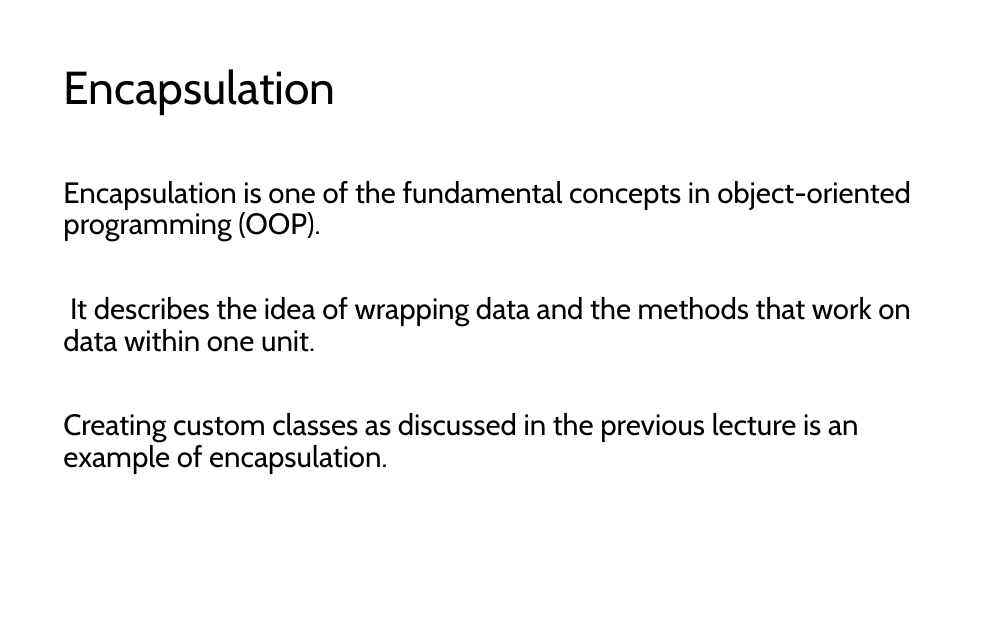
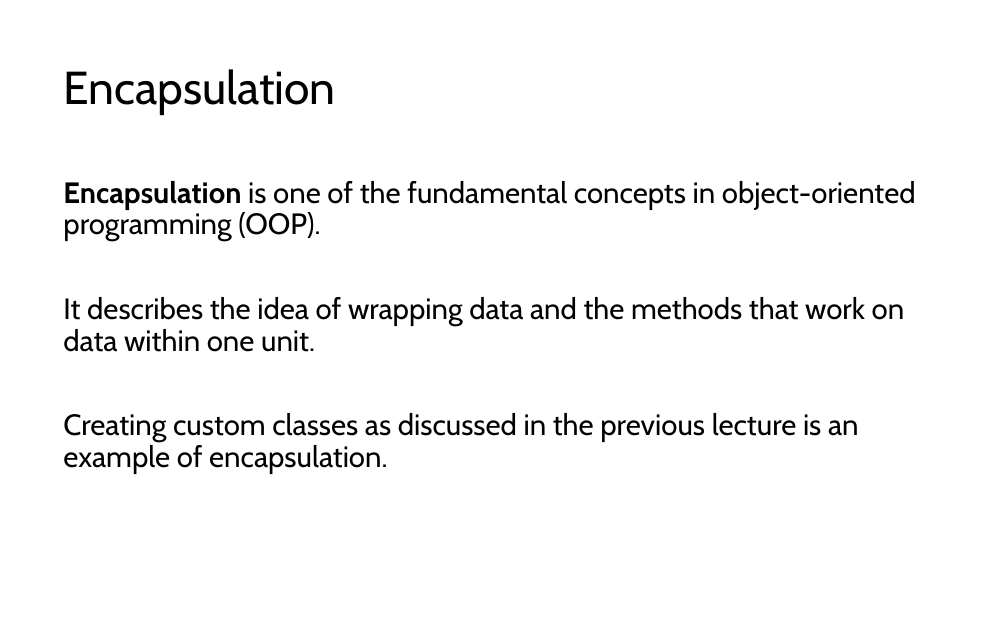
Before and after one commit to LongBaoNguyen/longbaonguyen.github.io, a slide deck: slide 3 of courses/apcsp/lect10.pptx. Drawn at 1008x630 pixels with LibreOffice and Linux fonts; fonts in the diff are those of the drawing. Boxes give left, top, right and bottom in pixels: in the first picture for what was removed or moved away, otherwise in the second. Text is boxed around its words. In the diff, an @@ line names an element or a change of style, - is before the commit and + after.

```diff
--- a/courses/apcsp/lect10.pptx
+++ b/courses/apcsp/lect10.pptx
@@ text at (x1=63, y1=181, x2=916, y2=241): bold on in "Encapsulation" @@
```
Also in this commit, not shown: 3 other slides changed, 2 slides removed, 3 other files.
